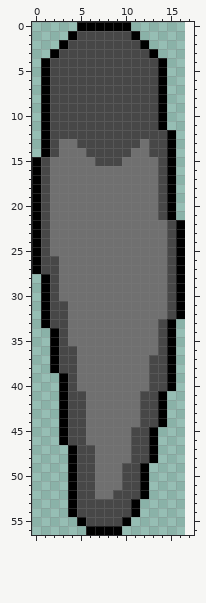
Edited in one commit: pixel-art sprite (assets/player/lowerLeg_R.png). This is how it looked before the edit.
The file is 17x57 pixels. The old version is drawn lined up with the new one, on the new canvas.
The same view after the edit:
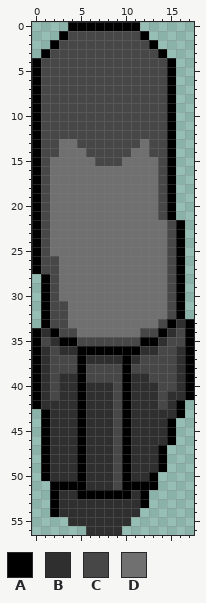
Palette (. is transparent): A #000000  B #2f2f2f  C #474747  D #707070
Change:
canvas 17x57 -> 18x57
y 0: x 4 . -> A; x 11 . -> A
y 1: x 3..4 .A -> AC; x 11..12 A. -> CA
y 2: x 2..3 .A -> AC; x 12..13 A. -> CA
y 3: x 1..2 .A -> AC; x 13..14 A. -> CA
y 4..11: x 0..1 .A -> AC; x 14..15 A. -> CA
y 12..14: x 0..1 .A -> AC
y 33: x 16..17 .. -> BA
y 34: x 0..1 .. -> AB; x 4 D -> C; x 12..17 DDCA.. -> CCABCA
y 35: x 0..17 ..ACDDDDDDDDDDCA.. -> ACBAACCCCCCCAABCCA
y 36: x 0..13 ..ACCDDDDDDDDD -> ABCBBAAAAAAABB; x 15..17 A.. -> CBA
y 37: x 0..2 ..A -> ABC; x 5..12 DDDDDDDD -> ABBBBABC; x 15..17 A.. -> CBA
y 38: x 0..2 ..A -> ABC; x 5..12 DDDDDDDD -> ACCCCACC; x 15..17 A.. -> CBA
y 39: x 0..12 ...ACDDDDDDDD -> ABCBBACCCCABB; x 15..17 A.. -> CBA
y 40: x 0..13 ...ACDDDDDDDDC -> ABCBBABBBCABBB; x 15..17 A.. -> CBA
y 41: x 0..17 ...ACCDDDDDDCCA... -> ABCBBABBBCABBBCBBA
y 42: x 0..16 ...ACCDDDDDDCCA.. -> ABBBBABBBCABBBCBA
y 43: x 1..16 ..ACCDDDDDDCCA.. -> ABBBABBBCABBBBBA
y 44: x 1..15 ..ACCDDDDDDCCA. -> ABBBABBBCABBBBA
y 45..46: x 1..15 ..ACCDDDDDCCA.. -> ABBBABBBCABBBBA
y 47..48: x 1..14 ...ACCDDDDCCA. -> ABBBABBBCABBBA
y 49: x 1..14 ...ACCDDDCCA.. -> ABBBABBBCABBBA
y 50: x 1..13 ...ACCDDDCCA. -> ABBBABBBCABBA
y 51: x 2..3 .. -> AA; x 5..11 CCDDDCC -> ABBBCAA; x 13 . -> A
y 52: x 2..11 ..ACCDDCCC -> ABBAAAAAAB
y 53: x 2..12 ..ACCCCCCA. -> ABBBBBBBBBA
y 54: x 2..11 ..ACCCCCCA -> ABBBBBBBBB
y 55: x 4..10 .ACCCCA -> BBBBBBB
y 56: x 6..9 AAAA -> BBBB
Where, in picture pixels (left, top, right, bottom), the same in both pictures:
changed: (32, 22, 77, 157)
changed: (131, 22, 176, 130)
changed: (32, 319, 194, 535)
